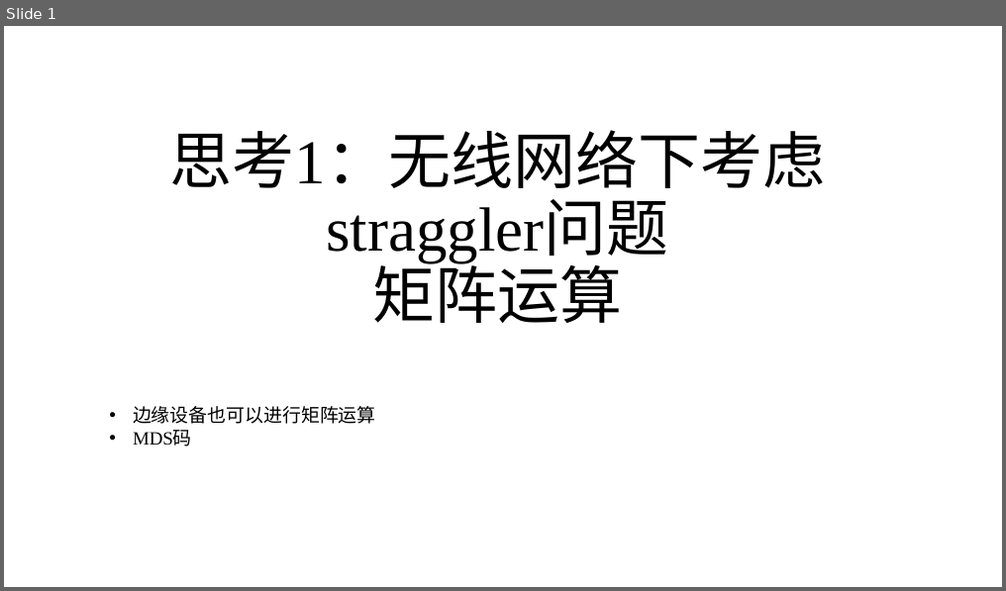
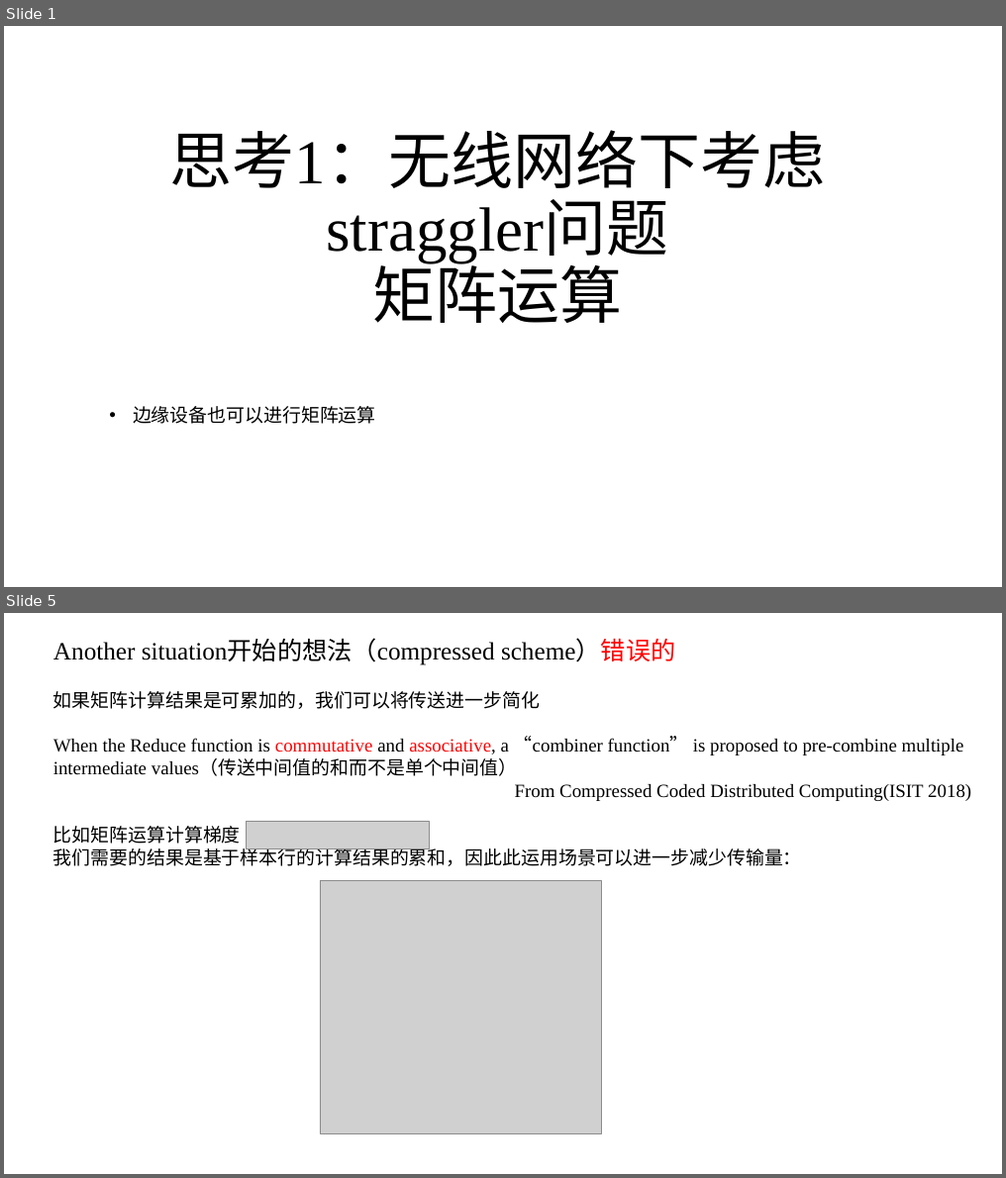
Before and after one commit to zhaojiayi/learning, a slide deck: EE/ppt/wireless_CDC_thinking1.pptx. Shown one above the other, each under a label of ours: slide 1 before the commit, slides 1 and 5 after it; the slides between them are not shown. The pictures are 1006x591 and 1006x1178 pixels, drawn with LibreOffice and Linux fonts; fonts in the diff are those of the drawing; grey boxes stand for pictures. Boxes give left, top, right and bottom in pixels: in the first picture for what was removed or moved away, otherwise in the second. Text is boxed around its words. In the diff, an @@ line names an element or a change of style, - is before the commit and + after.

```diff
--- a/EE/ppt/wireless_CDC_thinking1.pptx
+++ b/EE/ppt/wireless_CDC_thinking1.pptx
@@ slide 5 added at bbox=[4, 613, 1002, 1174], background #FFFFFF @@
@@ title added at bbox=[54, 640, 675, 665], 24 pt, text #000000 @@
+Another situation开始的想法（compressed scheme）错误的
@@ text added at bbox=[54, 691, 971, 866], 18 pt, text #000000 @@
+如果矩阵计算结果是可累加的，我们可以将传送进一步简化
+When the Reduce function is commutative and associative, a “combiner function” is proposed to pre-combine multiple intermediate values（传送中间值的和而不是单个中间值）
+From Compressed Coded Distributed Computing(ISIT 2018)
+比如矩阵运算计算梯度
+我们需要的结果是基于样本行的计算结果的累和，因此此运用场景可以进一步减少传输量：
@@ picture added at bbox=[247, 821, 430, 850] @@
@@ picture added at bbox=[320, 880, 601, 1134] @@
@@ slide 1 changed as well @@
@@ text at bbox=[133, 430, 192, 447]: paragraph removed @@
-• MDS码
```
Also in this commit, not shown: 5 other slides added, 17 slides removed, 6 other files.
